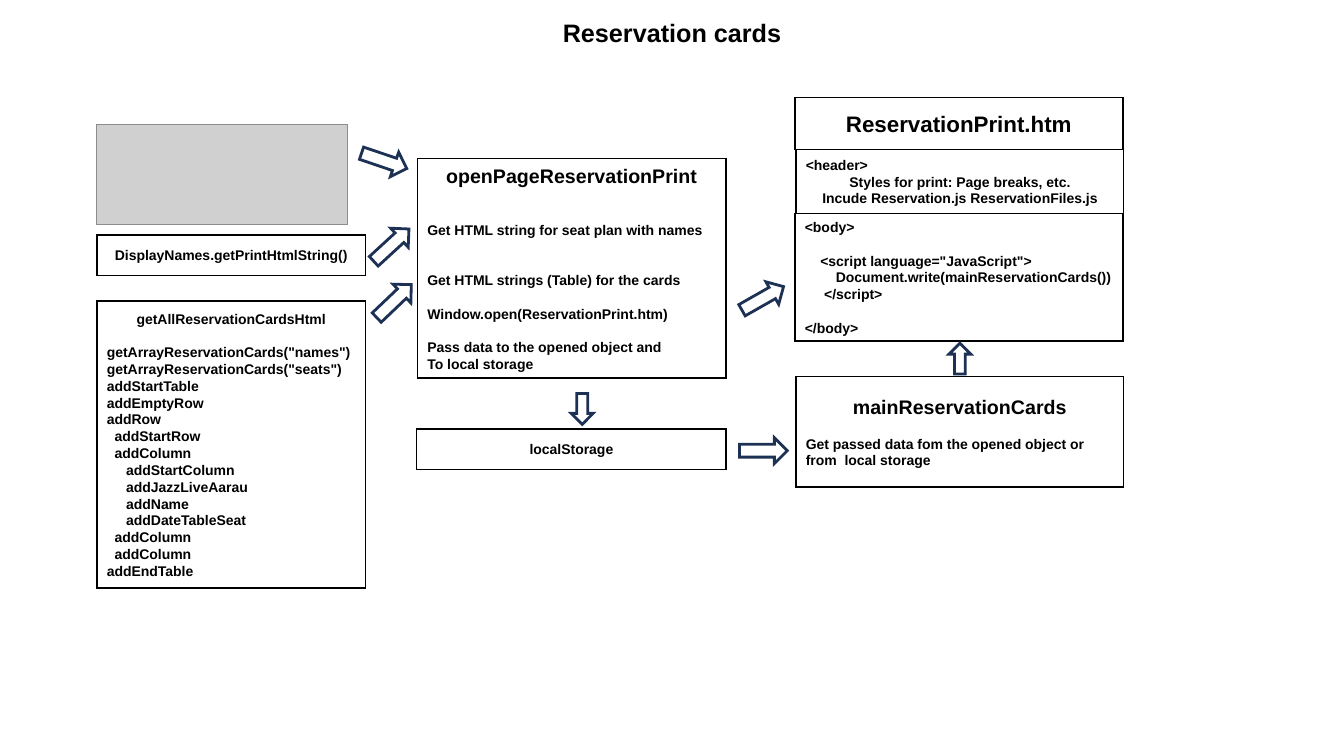
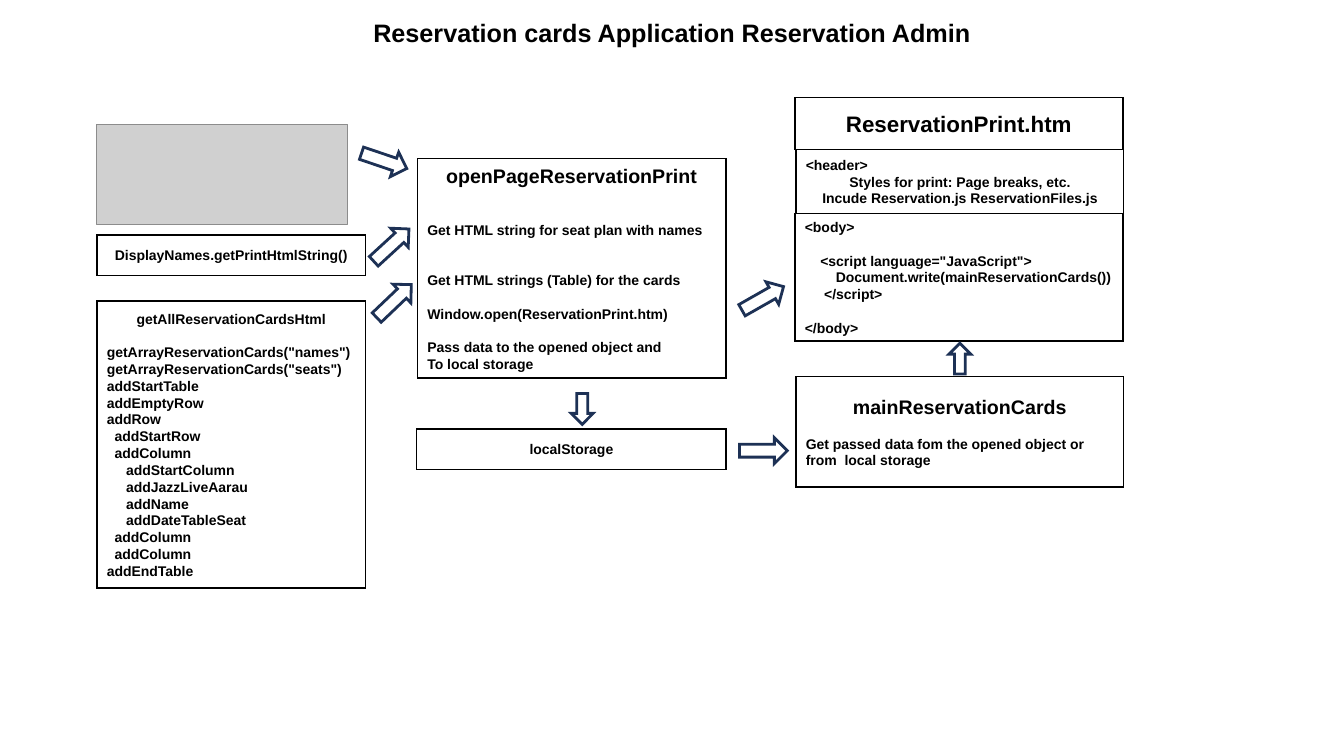
Before and after one commit to JazzLiveAarau/WwwReservationLayout, a slide deck: slide 3 of Description/ReservationCards.pptx (slide 1 before the commit). Drawn at 1344x756 pixels with LibreOffice and Linux fonts; fonts in the diff are those of the drawing; grey boxes stand for pictures. Boxes give left, top, right and bottom in pixels: in the first picture for what was removed or moved away, otherwise in the second. Text is boxed around its words. In the diff, an @@ line names an element or a change of style, - is before the commit and + after.

```diff
--- a/Description/ReservationCards.pptx
+++ b/Description/ReservationCards.pptx
@@ text at [373,23,970,47]: text changed @@
-Reservation cards
+Reservation cards Application Reservation Admin
```
Also in this commit, not shown: 2 slides added, 1 slide removed, 1 other file.
